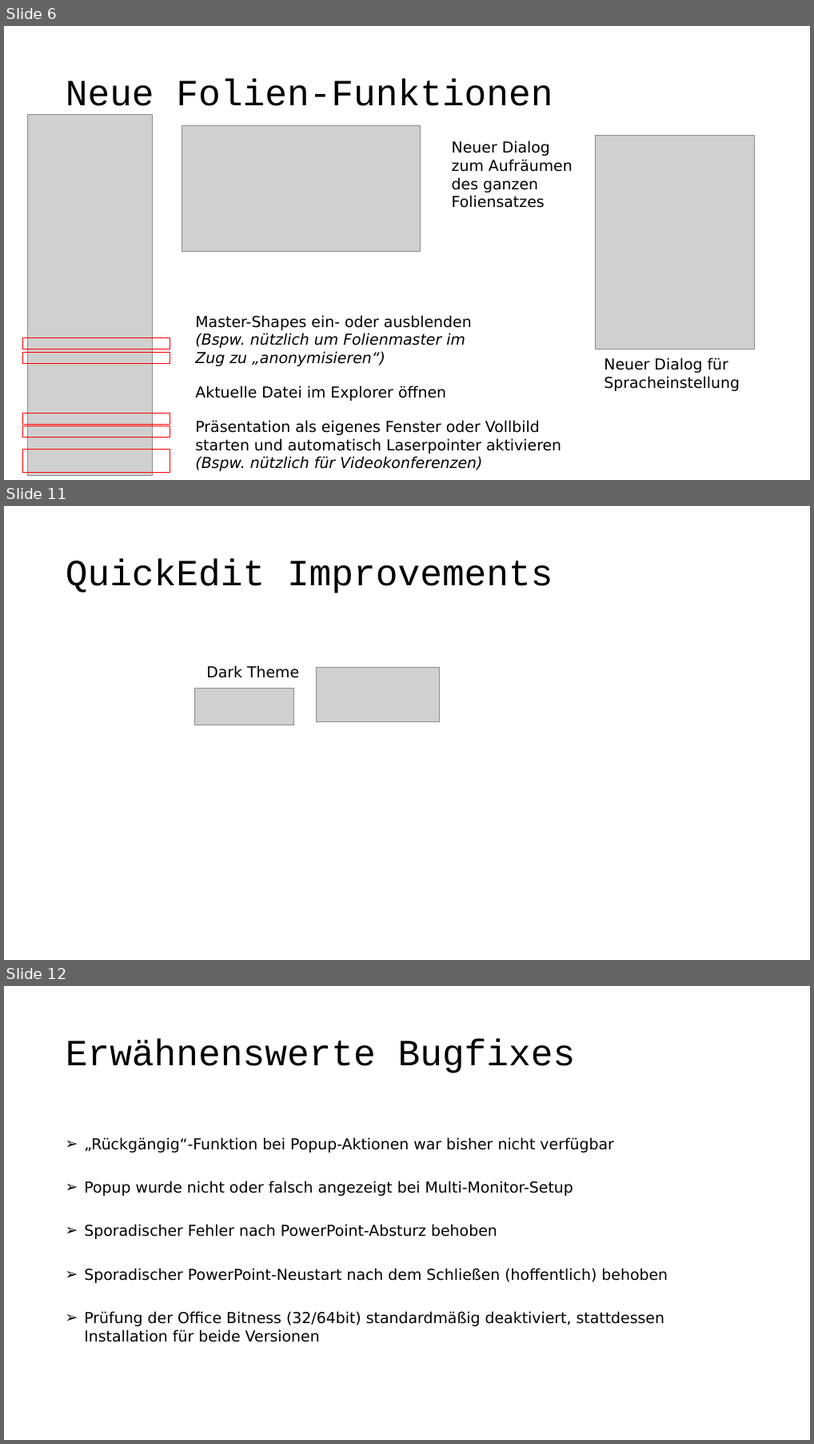
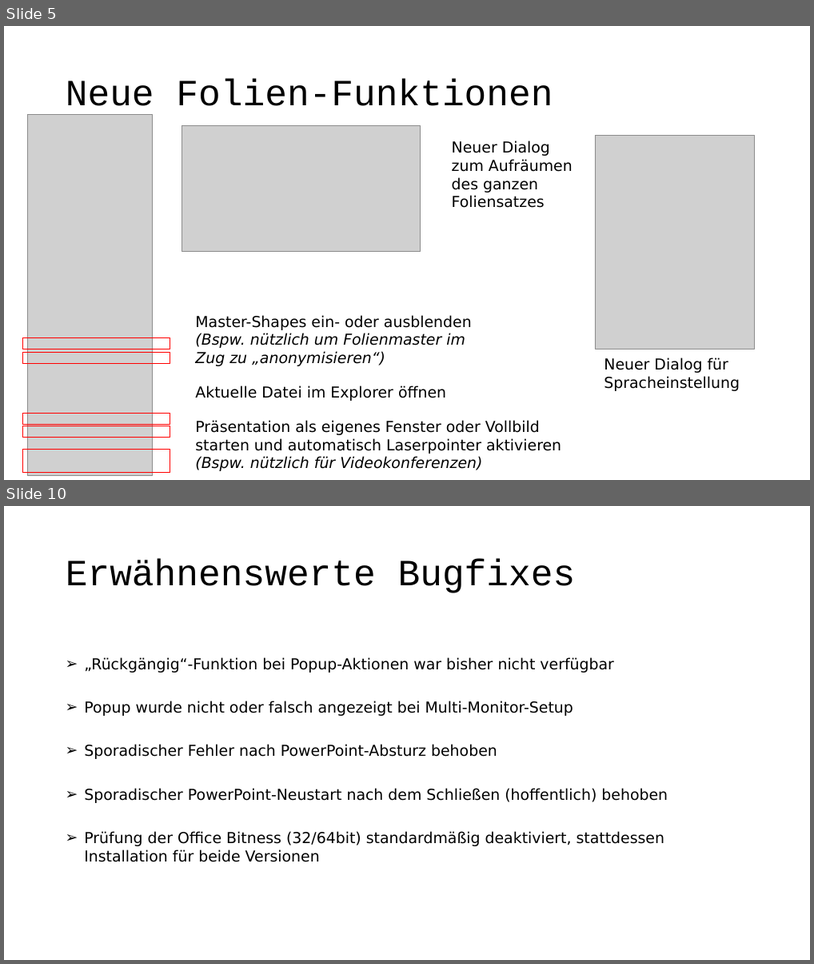
Before and after one commit to pyro-team/bkt-toolbox, a slide deck: documentation/Changelog.pptx. Shown one above the other, each under a label of ours: slides 6, 11 and 12 before the commit, slides 5 and 10 after it; the slides between them are not shown. The pictures are 814x1444 and 814x964 pixels, drawn with LibreOffice and Linux fonts; fonts in the diff are those of the drawing; grey boxes stand for pictures. Boxes give left, top, right and bottom in pixels: in the first picture for what was removed or moved away, otherwise in the second. Text is boxed around its words. In the diff, an @@ line names an element or a change of style, - is before the commit and + after.

```diff
--- a/documentation/Changelog.pptx
+++ b/documentation/Changelog.pptx
@@ slide 11 removed at box(4, 506, 810, 960), background #FFFFFF @@
@@ title removed at box(66, 560, 554, 593) @@
-QuickEdit Improvements
@@ text removed at box(206, 665, 299, 678) @@
-Dark Theme
@@ picture removed at box(317, 667, 439, 721) @@
@@ picture removed at box(194, 688, 294, 725) @@
@@ what was slide 6 is now slide 5 @@
@@ what was slide 12 is now slide 10 @@
```
Also in this commit, not shown: 3 slides changed, 1 slide added, 2 other slides removed.
